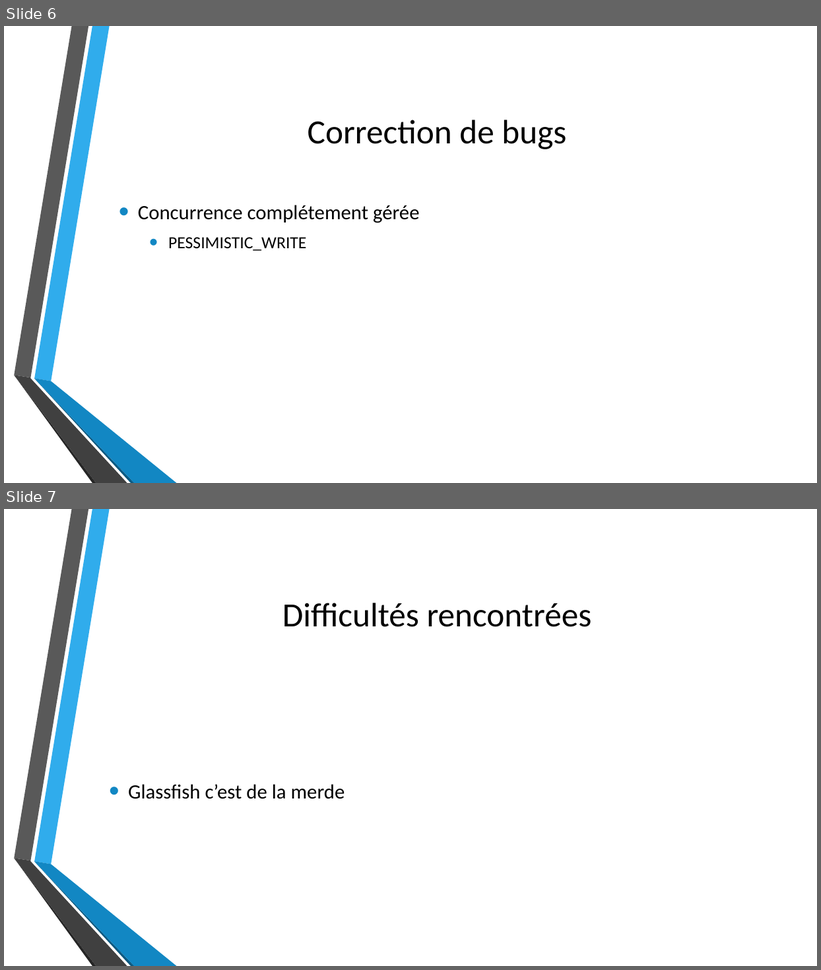
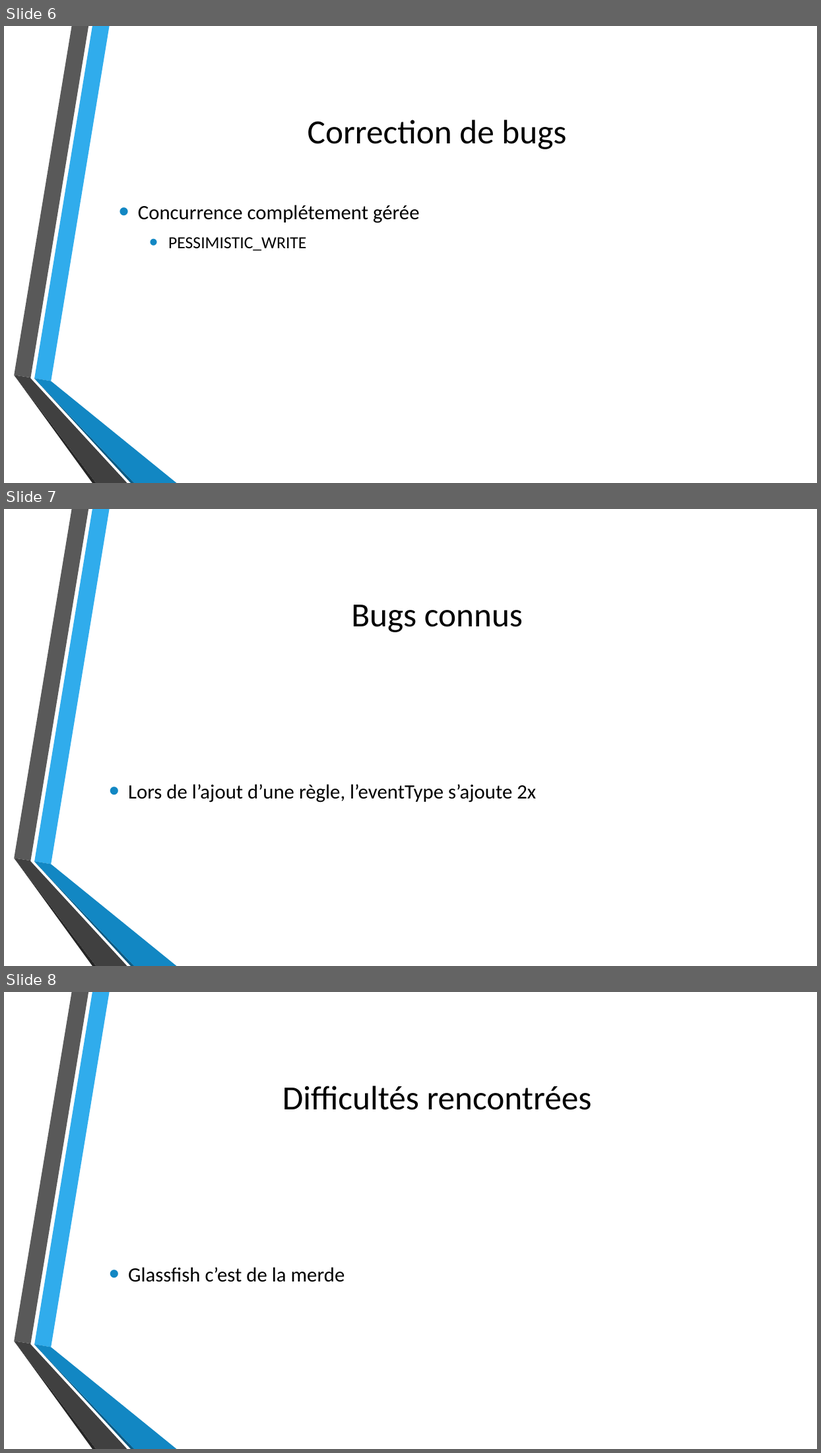
Before and after one commit to xajkep/Teaching-HEIGVD-AMT-2015-Project, a slide deck: Presentation/AMT_BSWZ_projet.pptx. Shown one above the other, each under a label of ours: slides 6 and 7 before the commit, slides 6, 7 and 8 after it. The pictures are 821x970 and 821x1453 pixels, drawn with LibreOffice and Linux fonts; fonts in the diff are those of the drawing; background and template pictures are left out. Boxes give left, top, right and bottom in pixels: in the first picture for what was removed or moved away, otherwise in the second. Text is boxed around its words. In the diff, an @@ line names an element or a change of style, - is before the commit and + after.

Commit message:
Ajout de qqch

```diff
--- a/Presentation/AMT_BSWZ_projet.pptx
+++ b/Presentation/AMT_BSWZ_projet.pptx
@@ slide 7 added at <box>4,509,817,966</box>, background picture (left out); not listed: 6 template elements that a slide beside it also shows @@
@@ title added at <box>351,605,523,632</box>, 40 pt, text #000000 @@
+Bugs connus
@@ text added at <box>128,784,536,803</box>, 24 pt, text #000000 @@
+• Lors de l’ajout d’une règle, l’eventType s’ajoute 2x
@@ what was slide 7 is now slide 8 @@
```
